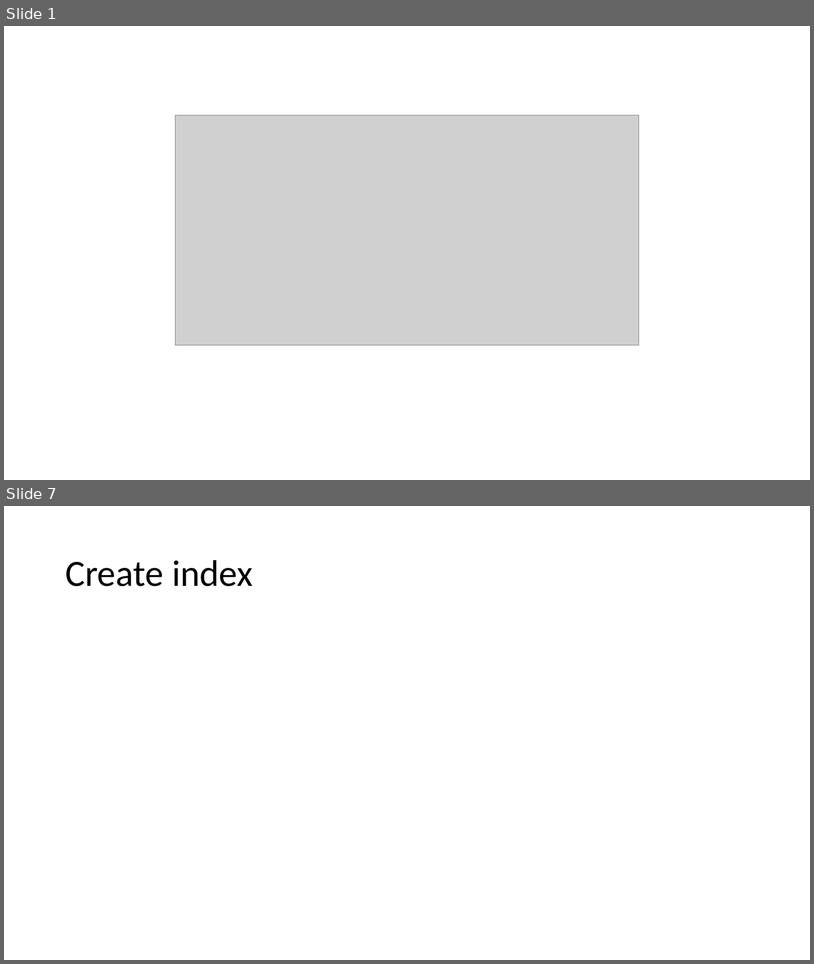
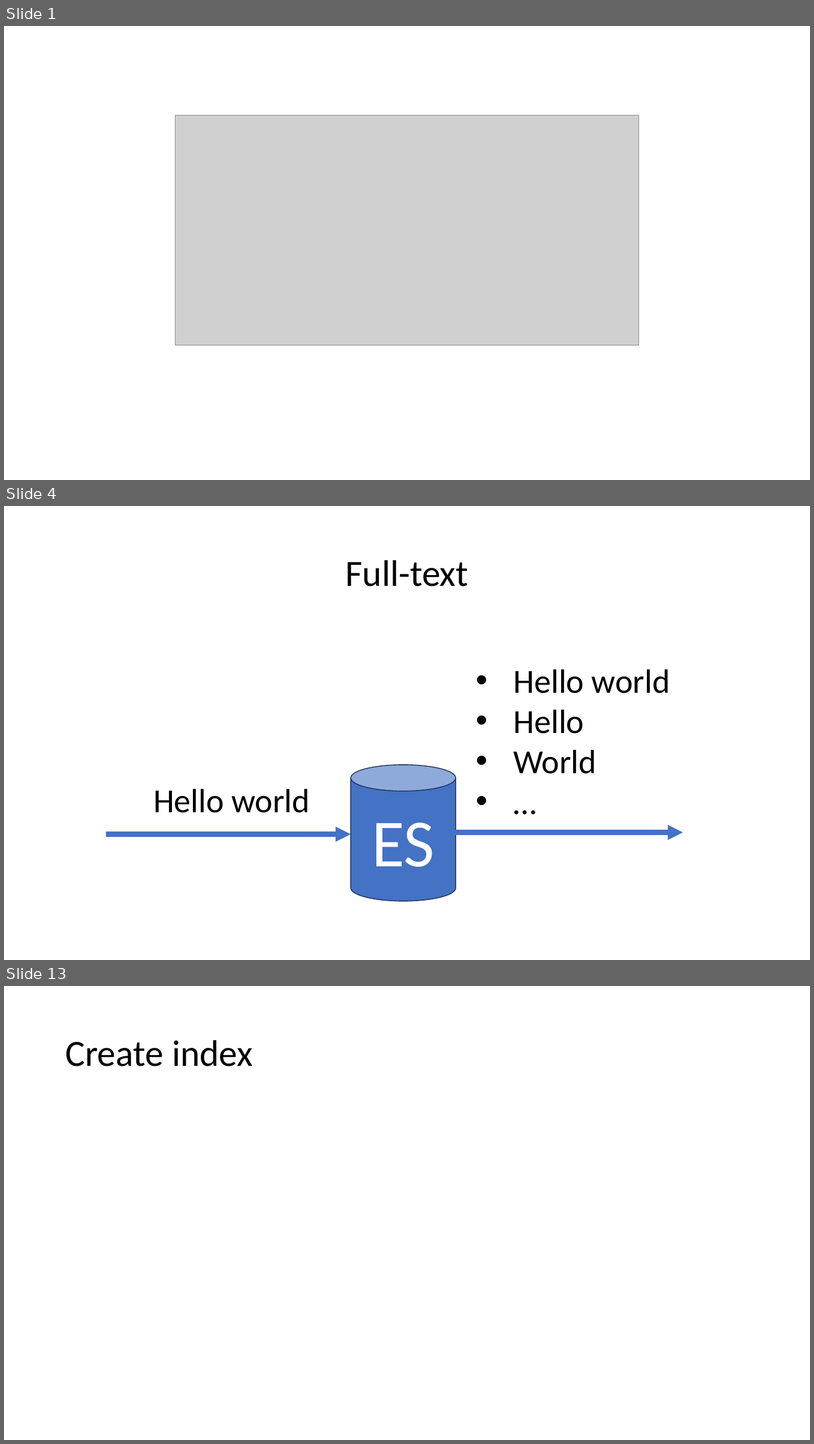
Before and after one commit to trunganhvu/Elasticsearch, a slide deck: SlideElasticSearch.pptx. Shown one above the other, each under a label of ours: slides 1 and 7 before the commit, slides 1, 4 and 13 after it; the slides between them are not shown. The pictures are 814x964 and 814x1444 pixels, drawn with LibreOffice and Linux fonts; fonts in the diff are those of the drawing; grey boxes stand for pictures. Boxes give left, top, right and bottom in pixels: in the first picture for what was removed or moved away, otherwise in the second. Text is boxed around its words. In the diff, an @@ line names an element or a change of style, - is before the commit and + after.

```diff
--- a/SlideElasticSearch.pptx
+++ b/SlideElasticSearch.pptx
@@ slide 4 added at (4, 506, 810, 960), background #FFFFFF @@
@@ title added at (345, 560, 468, 586), 44 pt, text #000000 @@
+Full-text
@@ text added at (514, 669, 671, 774), 40 pt, text #000000 @@
+• Hello world
+• Hello
+• World
+• …
@@ cylinder added at (351, 765, 456, 900), fill #4472C4, outline #1E3256 1 pt, 80 pt, text #FFFFFF @@
+ES
@@ text added at (153, 789, 310, 813), 40 pt, text #000000 @@
+Hello world
@@ arrow added from (106, 834) to (351, 834), #4472C4 6 pt @@
@@ arrow added from (438, 832) to (683, 832), #4472C4 6 pt @@
@@ what was slide 7 is now slide 13 @@
```
Also in this commit, not shown: 1 slide changed, 9 other slides added, 4 slides removed.
